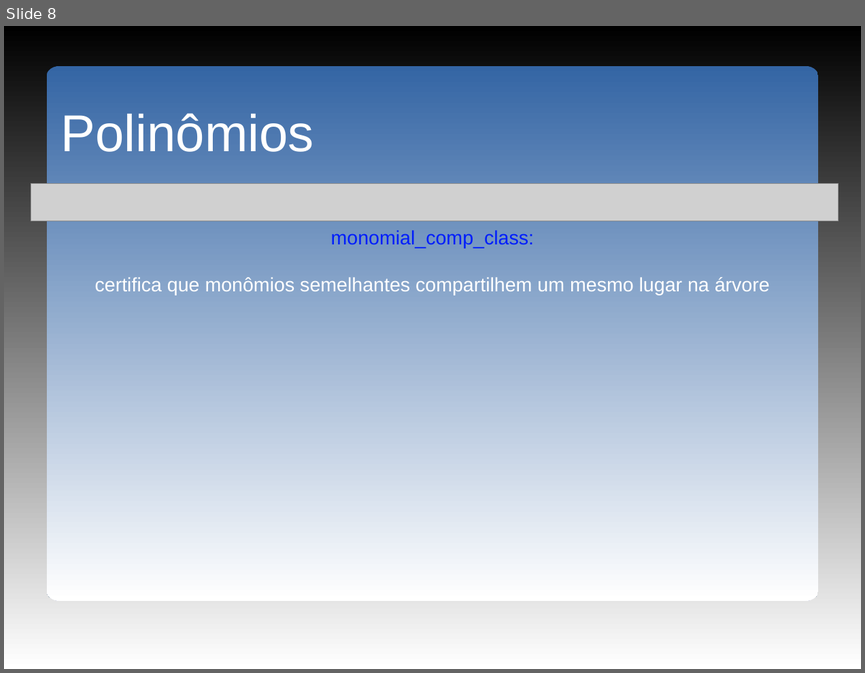
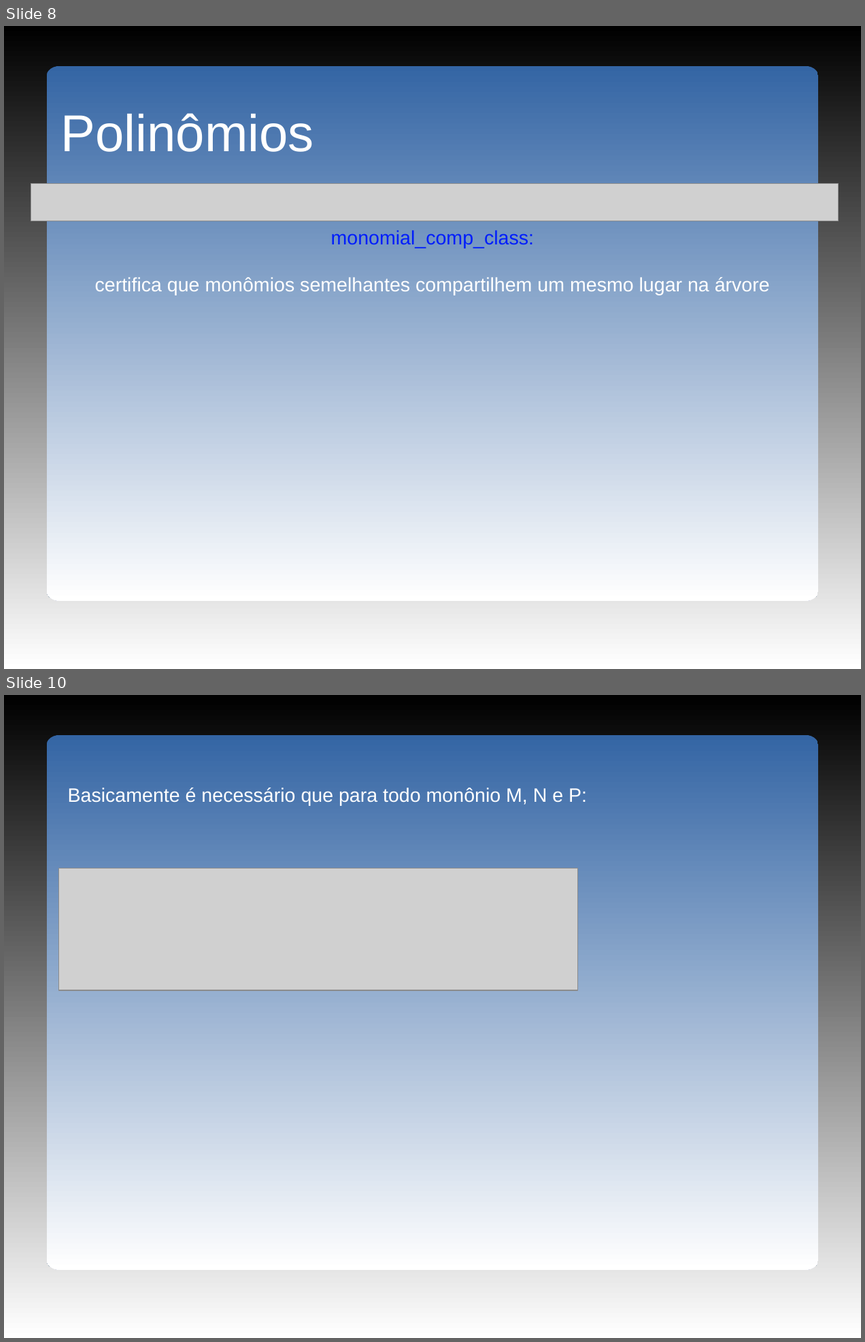
Before and after one commit to ArthurCarmo/mini-cas, a slide deck: doc/pmini-cas05.odp. Shown one above the other, each under a label of ours: slide 8 before the commit, slides 8 and 10 after it; the slides between them are not shown. The pictures are 865x673 and 865x1342 pixels, drawn with LibreOffice and Linux fonts; fonts in the diff are those of the drawing; grey boxes stand for pictures; background and template pictures are left out. Boxes give left, top, right and bottom in pixels: in the first picture for what was removed or moved away, otherwise in the second. Text is boxed around its words. In the diff, an @@ line names an element or a change of style, - is before the commit and + after.

```diff
--- a/doc/pmini-cas05.odp
+++ b/doc/pmini-cas05.odp
@@ slide 10 added at bbox=[4, 695, 861, 1338], background gradient #000000 to #FFFFFF; not listed: 1 template element that a slide beside it also shows @@
@@ text added at bbox=[68, 787, 587, 806], 18 pt, text #FFFFFF @@
+Basicamente é necessário que para todo monônio M, N e P:
+Existem
@@ picture added at bbox=[59, 868, 579, 989] @@
```
Also in this commit, not shown: 1 other slide added, 6 other files.
